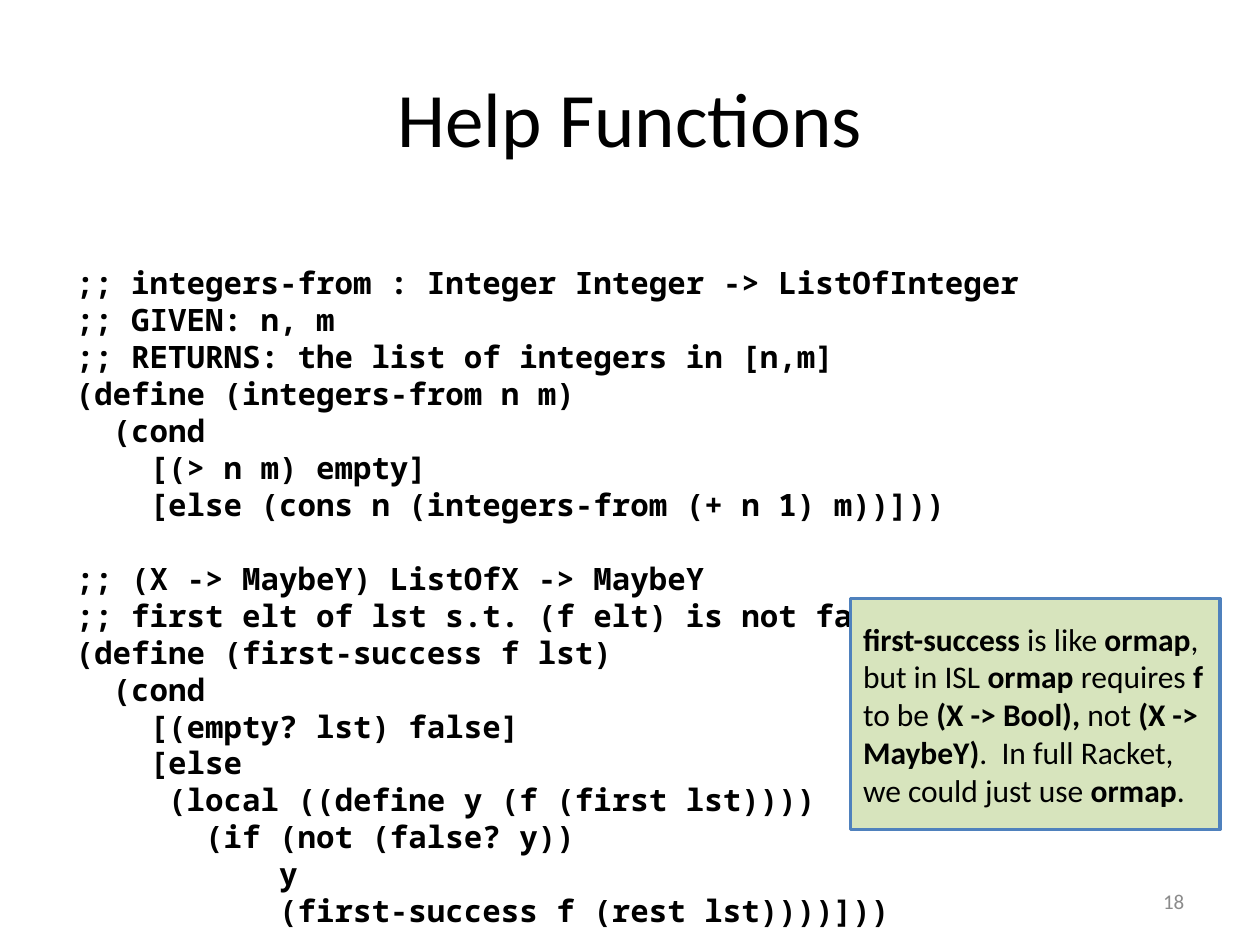
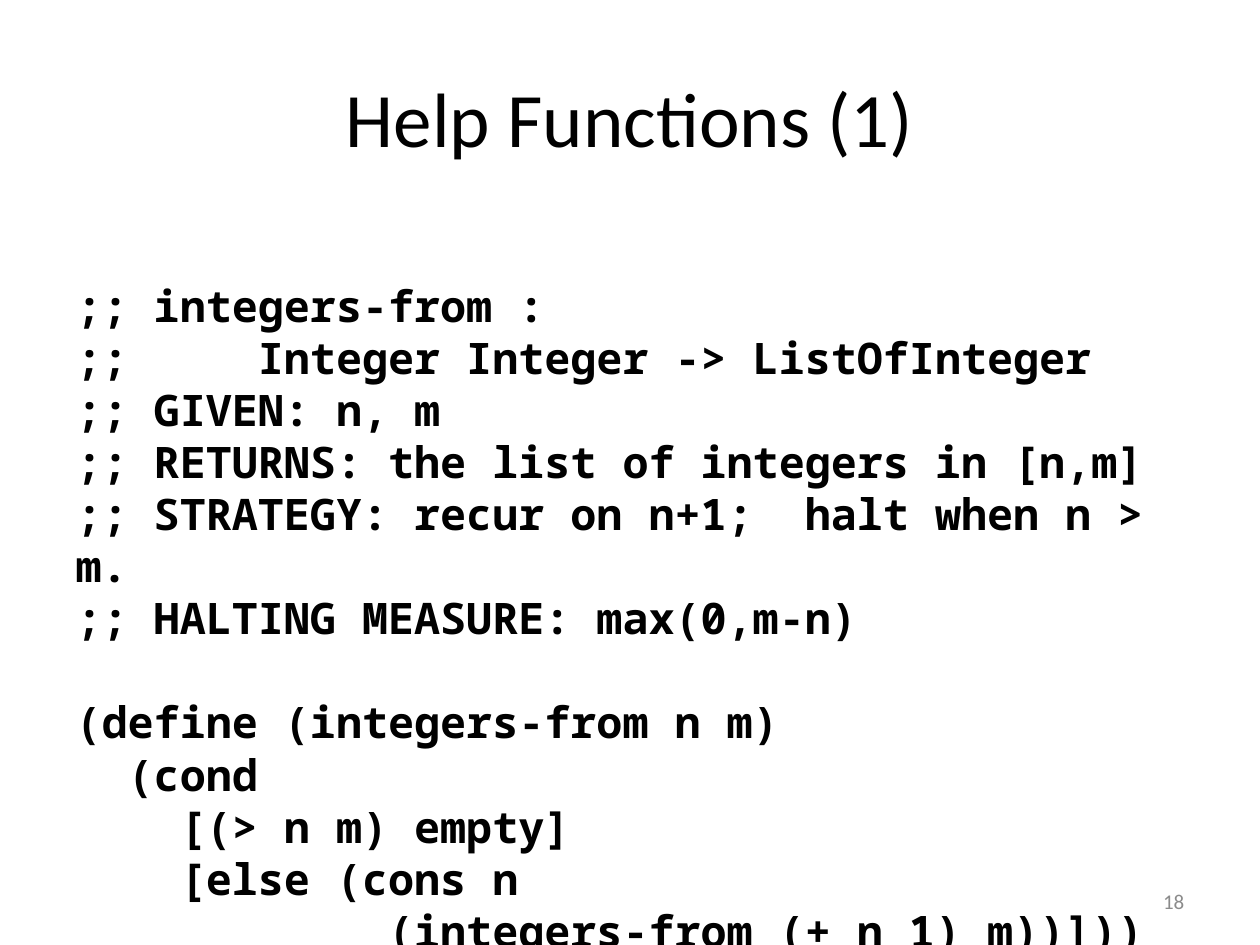
Before and after one commit to mwand/cs5010f16, a slide deck: slide 18 of Slides/Lesson 8.7 The 8-Queens Problem.pptx. Drawn at 1260x945 pixels with LibreOffice and Linux fonts; fonts in the diff are those of the drawing. Boxes give left, top, right and bottom in pixels: in the first picture for what was removed or moved away, otherwise in the second. Text is boxed around its words. In the diff, an @@ line names an element or a change of style, - is before the commit and + after.

Commit message:
updated slides to match new-style strategies

```diff
--- a/Slides/Lesson 8.7 The 8-Queens Problem.pptx
+++ b/Slides/Lesson 8.7 The 8-Queens Problem.pptx
@@ title at box(346, 91, 914, 160): text changed @@
-Help Functions
+Help Functions (1)
@@ text at box(154, 288, 1092, 385): text changed; size 17.6 to 24.8 pt @@
-;; integers-from : Integer Integer -> ListOfInteger
+;; integers-from :
+;; Integer Integer -> ListOfInteger
@@ text at box(76, 394, 1143, 854): size 17.6 to 24.8 pt in ";; GIVEN: n, m", ";; RETURNS: the list of integers in ...", "(define (integers-from n m)", "(cond" and 1 more places @@
@@ text at box(76, 497, 1091, 641): paragraphs added @@
+;; STRATEGY: recur on n+1; halt when n > m.
+;; HALTING MEASURE: max(0,m-n)
@@ rectangle removed at box(850, 598, 1220, 829) @@
-first-success is like ormap, but in ISL ormap requires f to be (X -> Bool), not (X -> MaybeY). In full Racket, we could just use ormap.
@@ text at box(180, 862, 518, 902): text changed; size 17.6 to 24.8 pt @@
-[else (cons n (integers-from (+ n 1) m))]))
-;; (X -> MaybeY) ListOfX -> MaybeY
-;; first elt of lst s.t. (f elt) is not false; else false
-(define (first-success f lst)
-(cond
-[(empty? lst) false]
-[else
-(local ((define y (f (first lst))))
-(if (not (false? y))
-y
-(first-success f (rest lst))))]))
+[else (cons n
+(integers-from (+ n 1) m))]))
```
Also in this commit, not shown: 5 other slides changed, 1 slide added, 4 other files.
